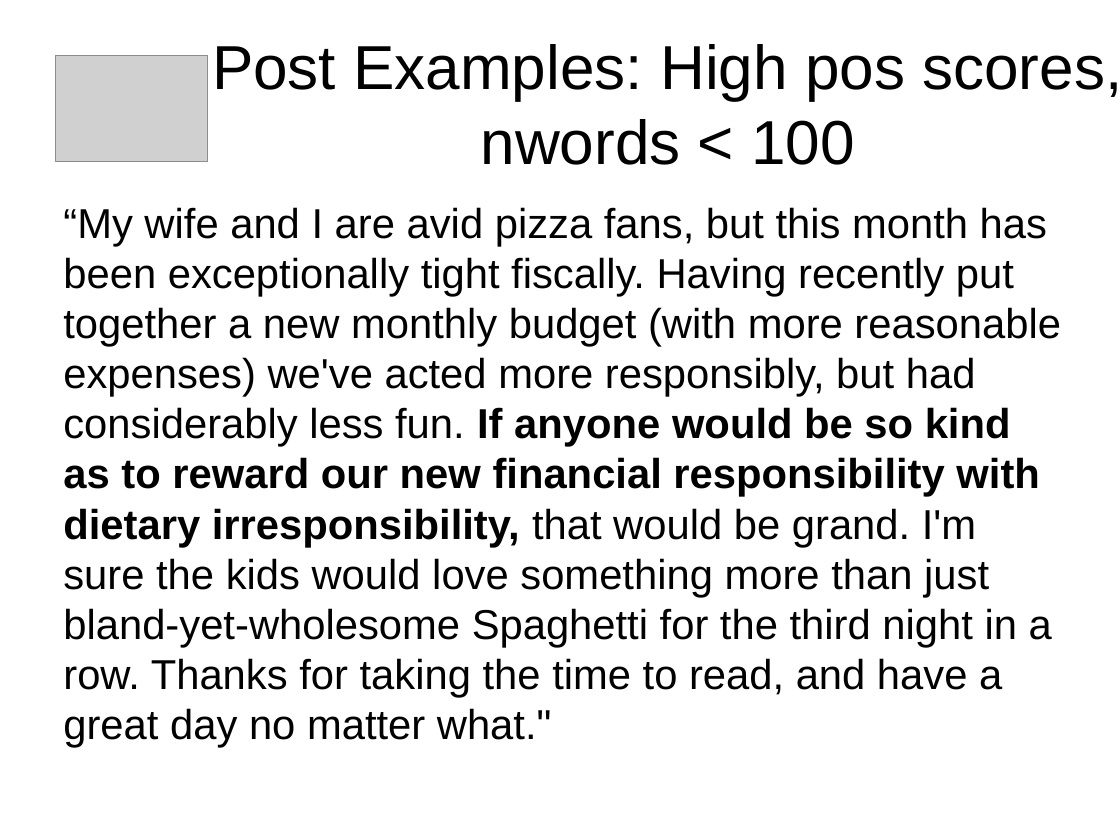
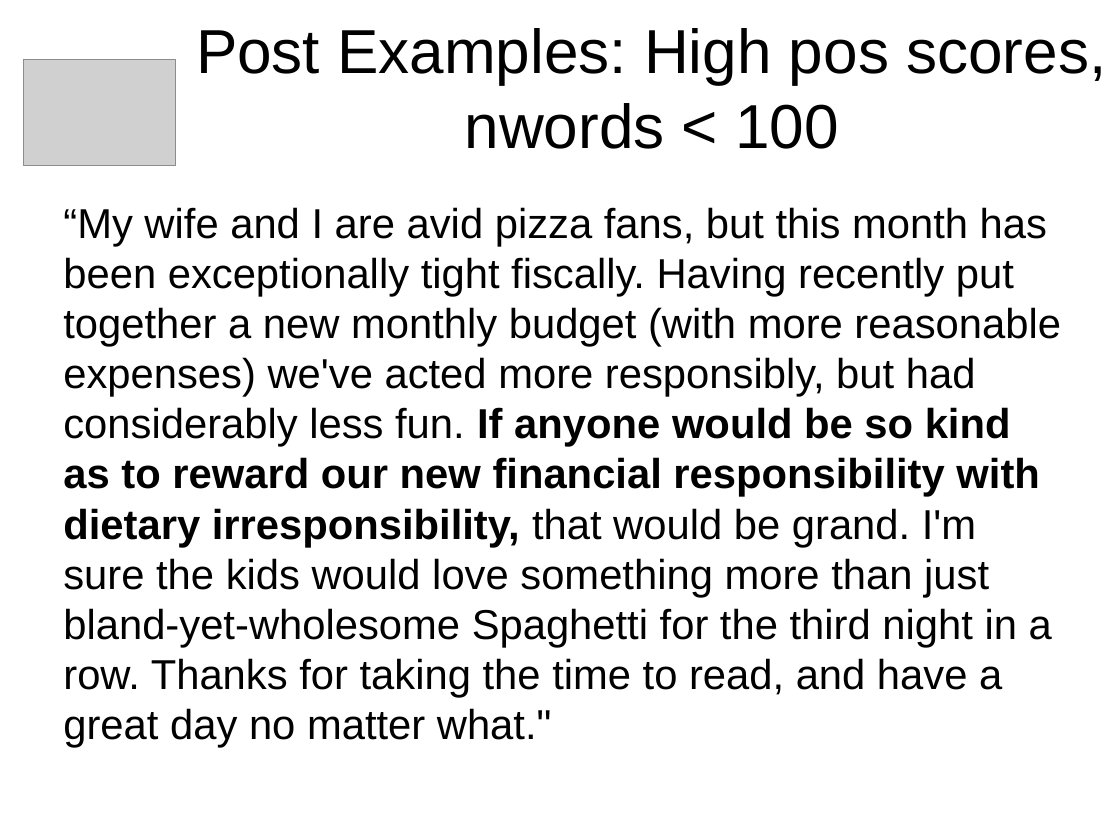
Before and after one commit to leandroohf/raop, a slide deck: slide 14 of doc/pres/pres.odp (slide 15 before the commit). Drawn at 1120x840 pixels with LibreOffice and Linux fonts; fonts in the diff are those of the drawing; grey boxes stand for pictures. Boxes give left, top, right and bottom in pixels: in the first picture for what was removed or moved away, otherwise in the second. Text is boxed around its words. In the diff, an @@ line names an element or a change of style, - is before the commit and + after.

Commit message:
doc: Pres improve
* Add post examples
* Improve relative importance slides

```diff
--- a/doc/pres/pres.odp
+++ b/doc/pres/pres.odp
@@ title "Post Examples: High pos scores, ...": place and size @@
-title "Post Examples: High pos scores, ..." at box(212, 44, 1120, 165)
+title "Post Examples: High pos scores, ..." at box(196, 28, 1106, 149)
@@ picture: place and size @@
-picture at box(56, 56, 208, 162)
+picture at box(24, 60, 177, 166)
```
Also in this commit, not shown: 4 other slides changed.
